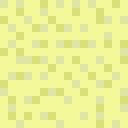
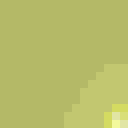
Layer changes from the first 128px x 128px image to the second:
showed "Path turn bottom" over (x1=0, y1=0, x2=128, y2=128)
showed "Path right" over (x1=0, y1=0, x2=128, y2=128)
showed "Path" over (x1=0, y1=0, x2=128, y2=128)
showed "Wet Sand Alt" over (x1=0, y1=0, x2=128, y2=128)
showed "Wet Sand" over (x1=0, y1=0, x2=128, y2=128)
added layer "Dry Sand Alt" (1st of 2) above "Dry Sand Alt" over (x1=0, y1=0, x2=128, y2=128)
showed "Dry Sand Alt" (2nd of 2) over (x1=0, y1=0, x2=128, y2=128)
